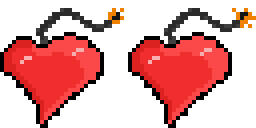
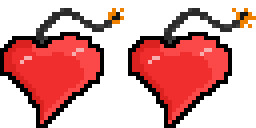
Two versions of the same layered image (256 x 128). Layer-by-layer changes:
painted on "Layer 1 copy" over box(128, 32, 232, 128)
painted on "Layer 1" over box(0, 32, 104, 128)
